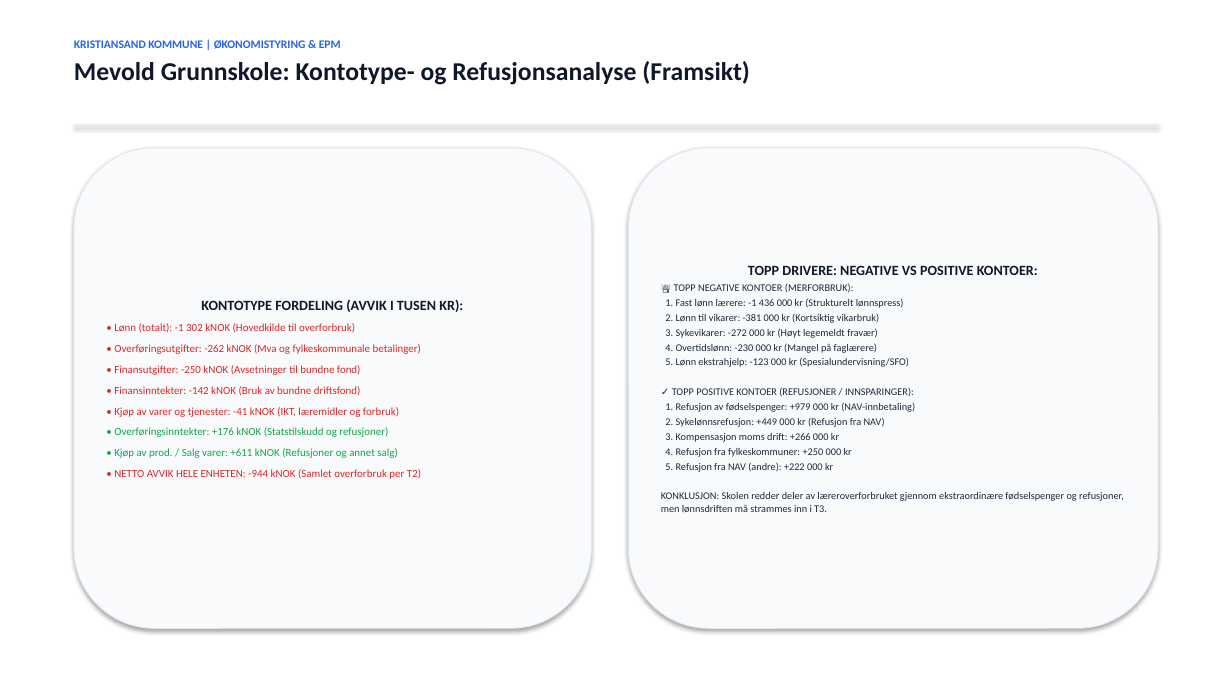
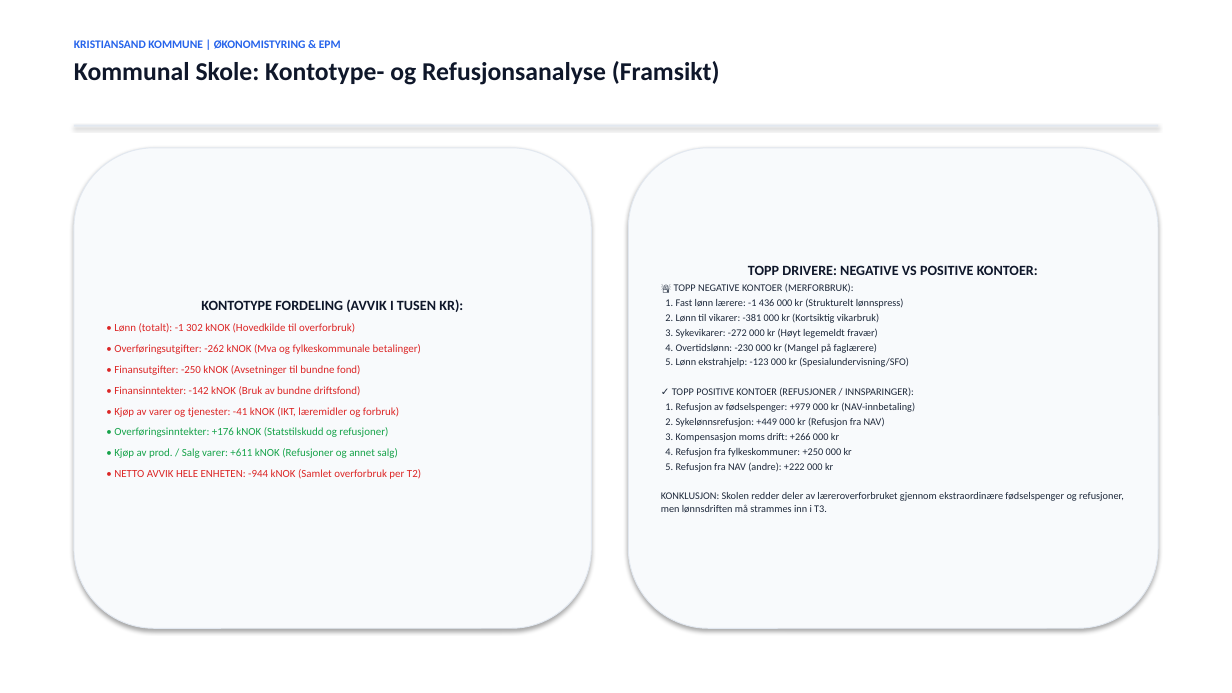
Before and after one commit to Frank-Ellingsen/Bruk-av-AI-i-kommunal-sektor, a slide deck: slide 7 of reports/Kristiansand_EPM_Status_Prognose_Tiltaksrapport.pptx. Drawn at 1232x693 pixels with LibreOffice and Linux fonts; fonts in the diff are those of the drawing. Boxes give left, top, right and bottom in pixels: in the first picture for what was removed or moved away, otherwise in the second. Text is boxed around its words. In the diff, an @@ line names an element or a change of style, - is before the commit and + after.

```diff
--- a/reports/Kristiansand_EPM_Status_Prognose_Tiltaksrapport.pptx
+++ b/reports/Kristiansand_EPM_Status_Prognose_Tiltaksrapport.pptx
@@ text at (74,61,720,85): text changed @@
-Mevold Grunnskole: Kontotype- og Refusjonsanalyse (Framsikt)
+Kommunal Skole: Kontotype- og Refusjonsanalyse (Framsikt)
```
Also in this commit, not shown: 8 other slides changed, 57 other files.
